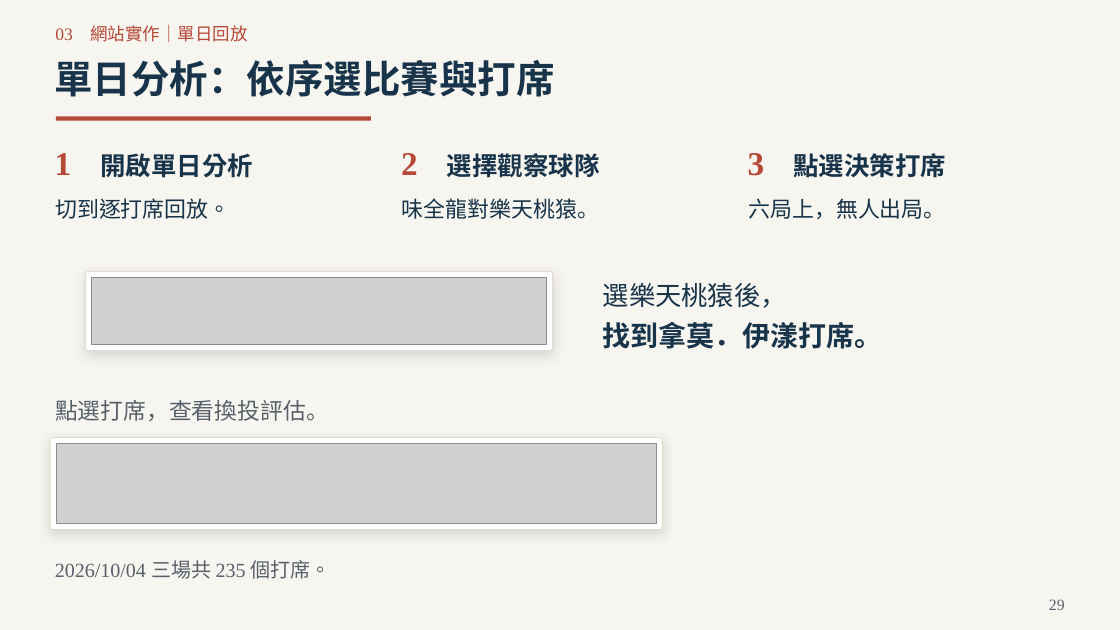
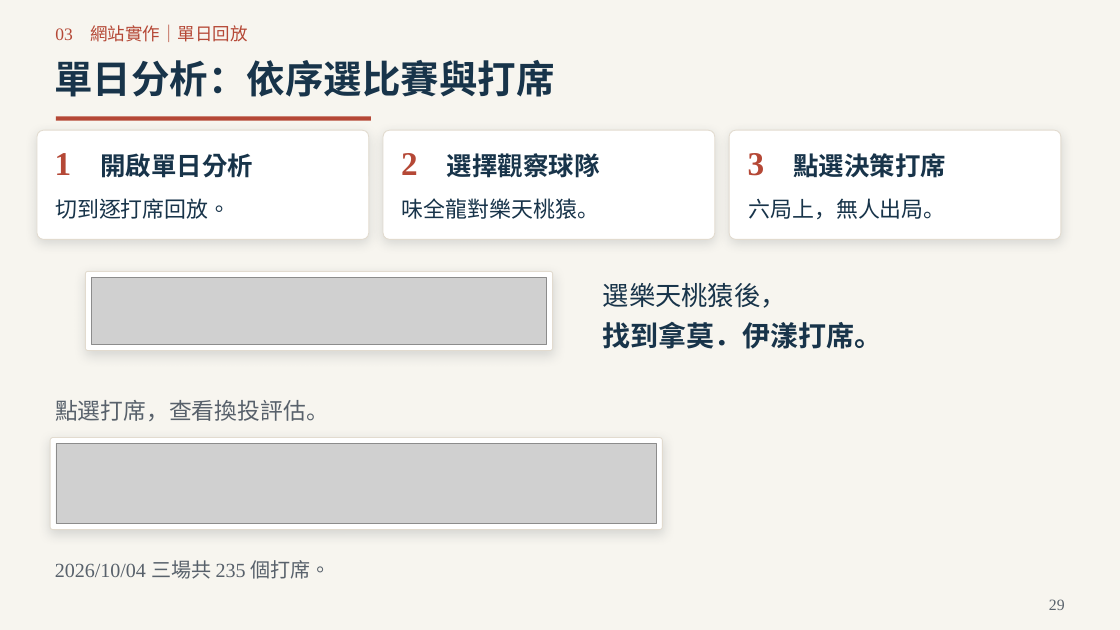
Before and after one commit to Da-Xiong-Chen/baseball_project, a slide deck: slide 29 of presentations/competition-2026/sync-20261115/一球兩面_臨場用人決策_2026球季版_38頁.pptx. Drawn at 1120x630 pixels with LibreOffice and Linux fonts; fonts in the diff are those of the drawing; grey boxes stand for pictures. Boxes give left, top, right and bottom in pixels: in the first picture for what was removed or moved away, otherwise in the second. Text is boxed around its words. In the diff, an @@ line names an element or a change of style, - is before the commit and + after.

```diff
--- a/presentations/competition-2026/sync-20261115/一球兩面_臨場用人決策_2026球季版_38頁.pptx
+++ b/presentations/competition-2026/sync-20261115/一球兩面_臨場用人決策_2026球季版_38頁.pptx
@@ rounded rectangle added at bbox=[37, 130, 369, 239], fill #FFFFFF, outline #E2DBCF 0.75 pt @@
@@ rounded rectangle added at bbox=[383, 130, 715, 239], fill #FFFFFF, outline #E2DBCF 0.75 pt @@
@@ rounded rectangle added at bbox=[729, 130, 1061, 239], fill #FFFFFF, outline #E2DBCF 0.75 pt @@
```
Also in this commit, not shown: 16 other slides changed, 1 other file.
